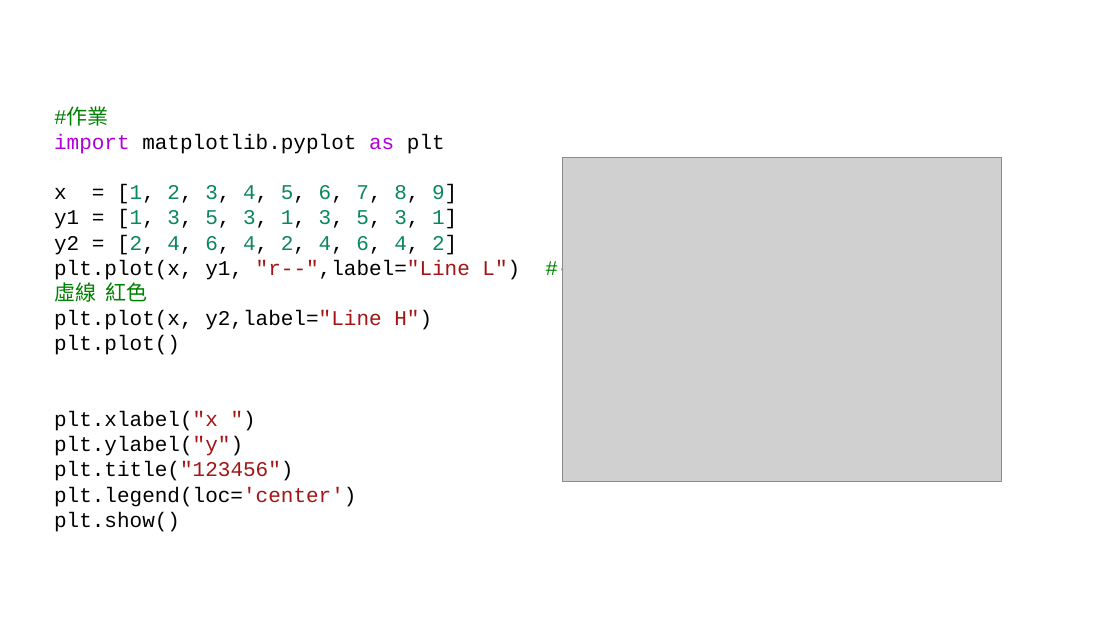
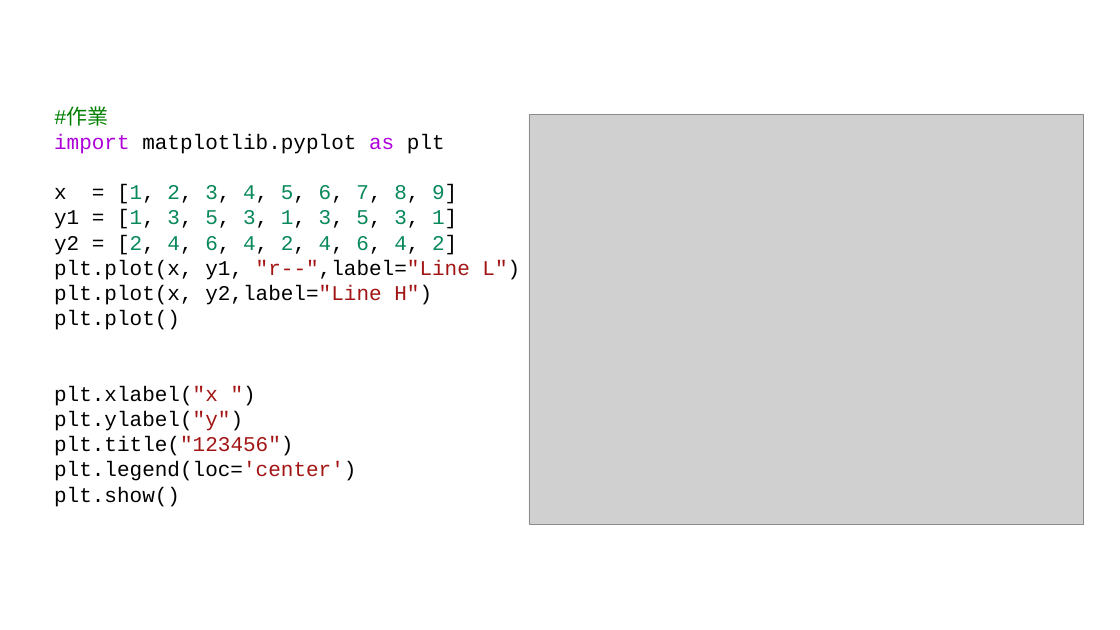
Before and after one commit to jon890613/Matplotlib, a slide deck: slide 9 of 簡報2.pptx (slide 7 before the commit). Drawn at 1120x630 pixels with LibreOffice and Linux fonts; fonts in the diff are those of the drawing; grey boxes stand for pictures. Boxes give left, top, right and bottom in pixels: in the first picture for what was removed or moved away, otherwise in the second. Text is boxed around its words. In the diff, an @@ line names an element or a change of style, - is before the commit and + after.

```diff
--- a/簡報2.pptx
+++ b/簡報2.pptx
@@ picture resized from (x1=563, y1=157, x2=1002, y2=481) to (x1=529, y1=114, x2=1084, y2=524) @@
@@ text at (x1=54, y1=260, x2=520, y2=280): text changed @@
-plt.plot(x, y1, "r--",label="Line L") #--虛線 紅色
+plt.plot(x, y1, "r--",label="Line L")
```
Also in this commit, not shown: 1 other slide changed, 17 slides added, 1 slide removed.
